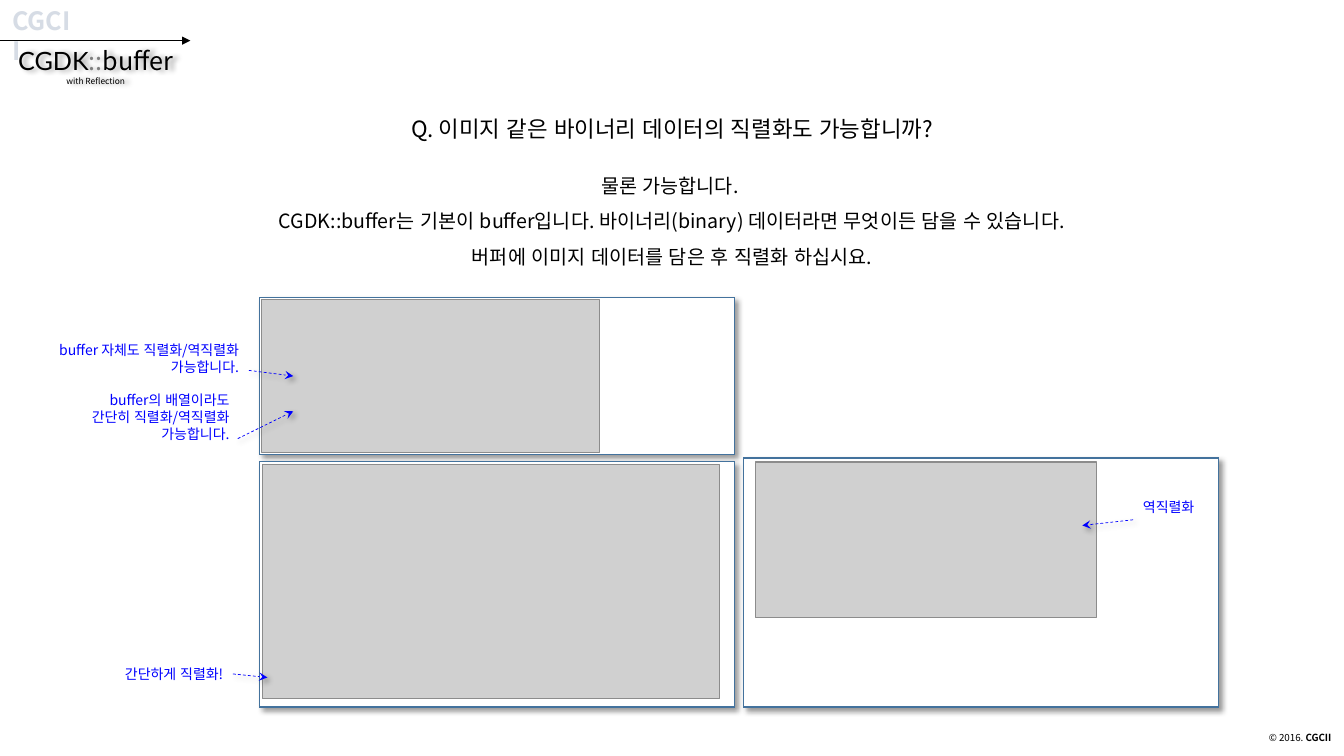
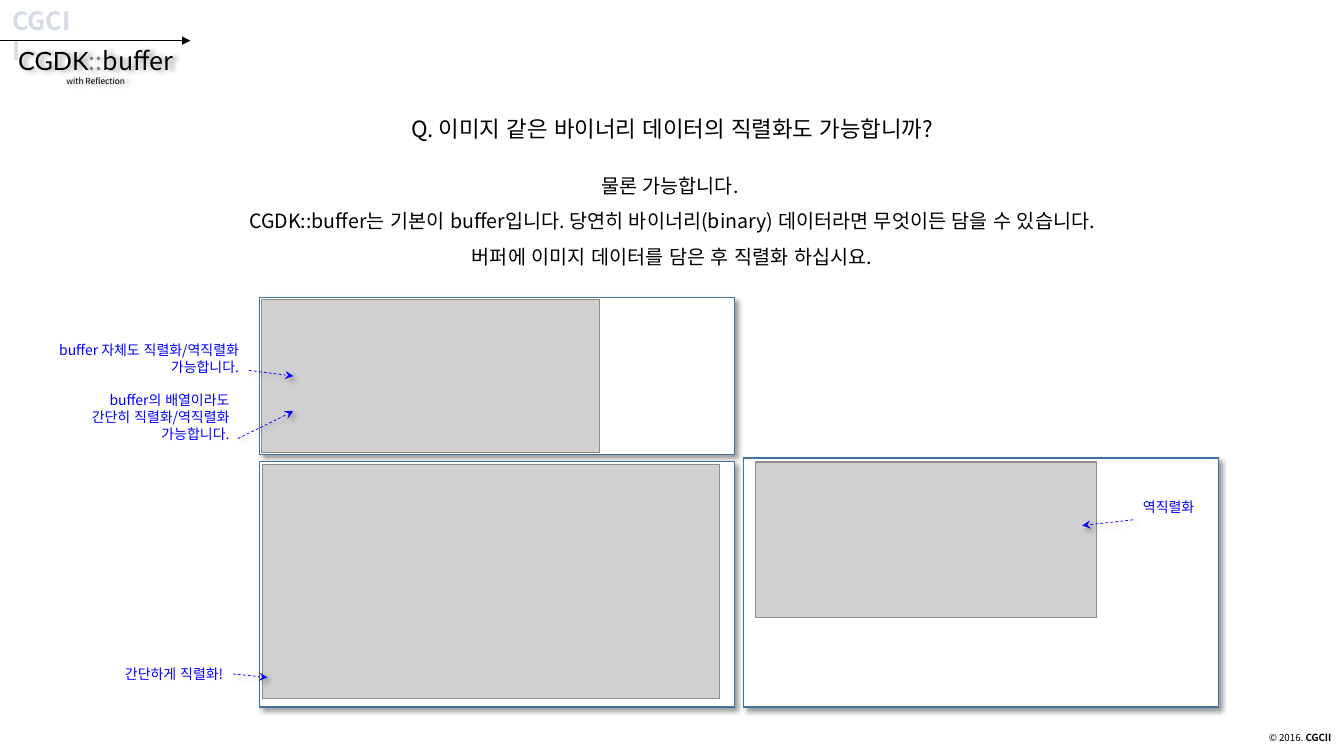
Before and after one commit to CGLabs/CGDK.buffer, a slide deck: slide 40 of C++/document/intruduce_CGDK.buffer.pptx. Drawn at 1344x756 pixels with LibreOffice and Linux fonts; fonts in the diff are those of the drawing; grey boxes stand for pictures. Boxes give left, top, right and bottom in pixels: in the first picture for what was removed or moved away, otherwise in the second. Text is boxed around its words. In the diff, an @@ line names an element or a change of style, - is before the commit and + after.

```diff
--- a/C++/document/intruduce_CGDK.buffer.pptx
+++ b/C++/document/intruduce_CGDK.buffer.pptx
@@ text "물론 가능합니다.": place and size @@
-text "물론 가능합니다." at [279, 176, 1065, 266]
+text "물론 가능합니다." at [249, 176, 1095, 266]
@@ text at [249, 211, 1095, 233]: text changed @@
-CGDK::buffer는 기본이 buffer입니다. 바이너리(binary) 데이터라면 무엇이든 담을 수 있습니다.
+CGDK::buffer는 기본이 buffer입니다. 당연히 바이너리(binary) 데이터라면 무엇이든 담을 수 있습니다.
```
Also in this commit, not shown: 21 other slides changed.
